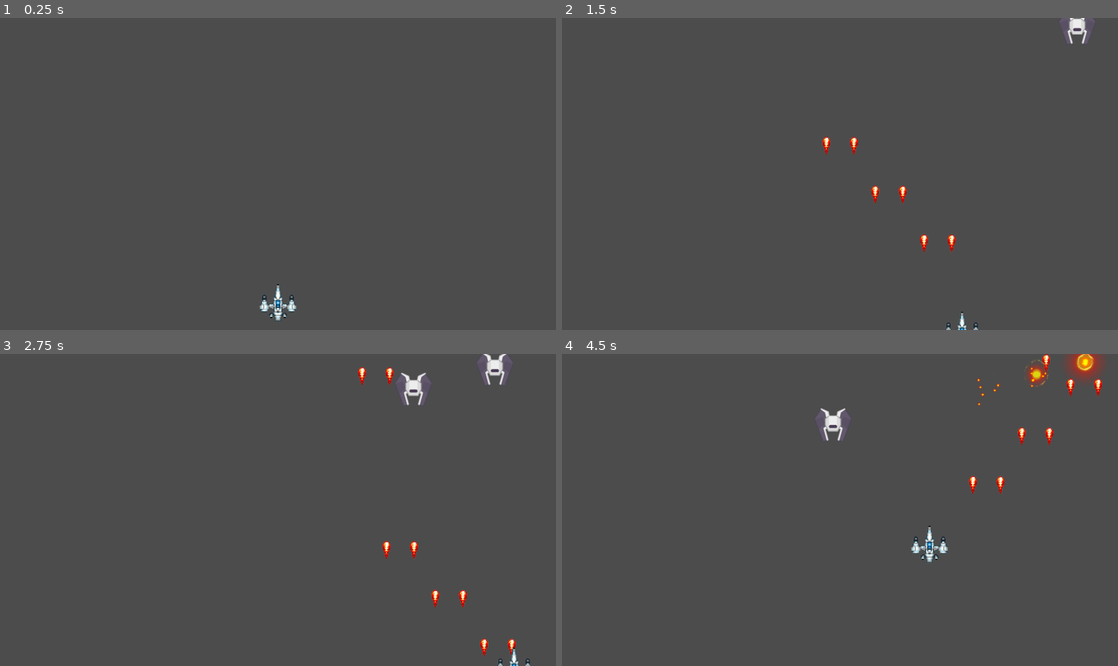
Above: before the commit, frames 1-4 (two rows, left to right).
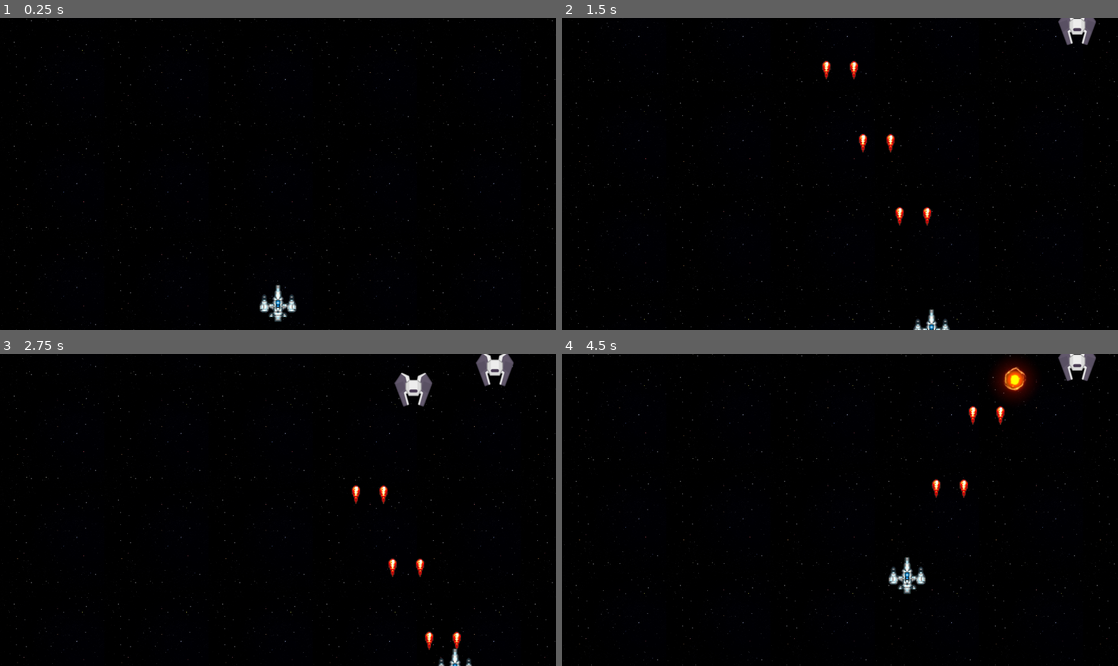
Above: after the commit, the same moments.

Repository: hieuns/space_shooter
Game: Godot game, scene res://TestScene.tscn
The game is run twice, just before and just after one commit, with the same random seed, the same clock (stepped at 60 frames per second) and the same inputs.
Inputs:
- Up to frame 1 (0.25 s): no input
- Up to frame 2 (1.5 s): hold D (move_right) 0.53-1.28 s; hold Space (shoot) 0.53-1.28 s; hold S (move_down) from 1.28 s (still down); tap Space (shoot) at 1.35 s
- Up to frame 3 (2.75 s): release S (move_down) at 2.03 s; hold D (move_right) from 2.03 s (still down); hold Space (shoot) from 2.03 s (still down)
- Up to frame 4 (4.5 s): release D (move_right) at 2.78 s; release Space (shoot) at 2.78 s; hold W (move_up) 2.78-3.53 s; tap Space (shoot) at 2.85, 4.35 s; hold Space (shoot) 3.53-4.28 s; hold A (move_left) from 3.53 s (still down)

The runs differ from the first frame. In frame 1, 100% of the frame differs, in the area x 0-100%, y 0-100%; in frame 2, 100%; in frame 3, 99%; in frame 4, 100%.

Commit message:
Add infinite background, change speed of player and bullet

Diff:
--- /dev/null
+++ b/Background.gd
@@ -0,0 +1,6 @@
+extends Node
+
+const BACKGROUND_VELOCITY = Vector2(0, 2)
+
+func _process(delta):
+  $ParallaxBackground.scroll_offset += BACKGROUND_VELOCITY
--- /dev/null
+++ b/Background.tscn
@@ -0,0 +1,37 @@
+[gd_scene load_steps=3 format=2]
+
+[ext_resource path="res://Background.gd" type="Script" id=1]
+[ext_resource path="res://assets/background.png" type="Texture" id=2]
+
+[node name="Background" type="Node" index="0"]
+
+script = ExtResource( 1 )
+
+[node name="ParallaxBackground" type="ParallaxBackground" parent="." index="0"]
+
+layer = -1
+offset = Vector2( 0, 0 )
+rotation = 0.0
+scale = Vector2( 1, 1 )
+transform = Transform2D( 1, 0, 0, 1, 0, 0 )
+scroll_offset = Vector2( 0, 0 )
+scroll_base_offset = Vector2( 0, 0 )
+scroll_base_scale = Vector2( 1, 1 )
+scroll_limit_begin = Vector2( 0, 0 )
+scroll_limit_end = Vector2( 0, 0 )
+scroll_ignore_camera_zoom = true
+
+[node name="ParallaxLayer" type="ParallaxLayer" parent="ParallaxBackground" index="0"]
+
+motion_scale = Vector2( 1, 1 )
+motion_offset = Vector2( 0, 0 )
+motion_mirroring = Vector2( 0, 768 )
+_sections_unfolded = [ "Motion" ]
+
+[node name="Sprite" type="Sprite" parent="ParallaxBackground/ParallaxLayer" index="0"]
+
+texture = ExtResource( 2 )
+centered = false
+region_enabled = true
+region_rect = Rect2( 0, 0, 1366, 768 )
+_sections_unfolded = [ "Region" ]
--- a/Player.gd
+++ b/Player.gd
@@ -2,7 +2,7 @@
 
 signal shoot(Bullet, _position, _direction)
 
-const SPEED = 400
+const SPEED = 300
 
 var Bullet = preload("res://PlayerBullet.tscn")
 var screensize
--- a/PlayerBullet.gd
+++ b/PlayerBullet.gd
@@ -1,6 +1,6 @@
 extends Area2D
 
-const SPEED = 400
+const SPEED = 600
 # original angle of bullet sprite: Vector2(0, -1)
 const ORIGINAL_ANGLE = deg2rad(-90)
 
--- a/PlayerBullet.tscn
+++ b/PlayerBullet.tscn
@@ -9,7 +9,7 @@
 radius = 10.6532
 height = 24.1621
 
-[node name="Bullet" type="Area2D"]
+[node name="Bullet" type="Area2D" index="0"]
 
 input_pickable = true
 gravity_vec = Vector2( 0, 1 )
--- a/TestScene.tscn
+++ b/TestScene.tscn
@@ -1,19 +1,22 @@
-[gd_scene load_steps=4 format=2]
+[gd_scene load_steps=5 format=2]
 
 [ext_resource path="res://TestScene.gd" type="Script" id=1]
-[ext_resource path="res://Player.tscn" type="PackedScene" id=2]
-[ext_resource path="res://EnemyManager.tscn" type="PackedScene" id=3]
+[ext_resource path="res://Background.tscn" type="PackedScene" id=2]
+[ext_resource path="res://Player.tscn" type="PackedScene" id=3]
+[ext_resource path="res://EnemyManager.tscn" type="PackedScene" id=4]
 
-[node name="TestScene" type="Node2D" index="0"]
+[node name="TestScene" type="Node2D"]
 
 script = ExtResource( 1 )
 
-[node name="Player" parent="." index="0" instance=ExtResource( 2 )]
+[node name="Background" parent="." index="0" instance=ExtResource( 2 )]
+
+[node name="Player" parent="." index="1" instance=ExtResource( 3 )]
 
 position = Vector2( 683, 700 )
 _sections_unfolded = [ "Collision", "Transform" ]
 
-[node name="EnemyManager" parent="." index="1" instance=ExtResource( 3 )]
+[node name="EnemyManager" parent="." index="2" instance=ExtResource( 4 )]
 
 spawn_interval = 1.0
 enemy_speed = 50
Binary file added: assets/background.png
Not shown, added: assets/background.png.import
Not shown, changed: README.md
